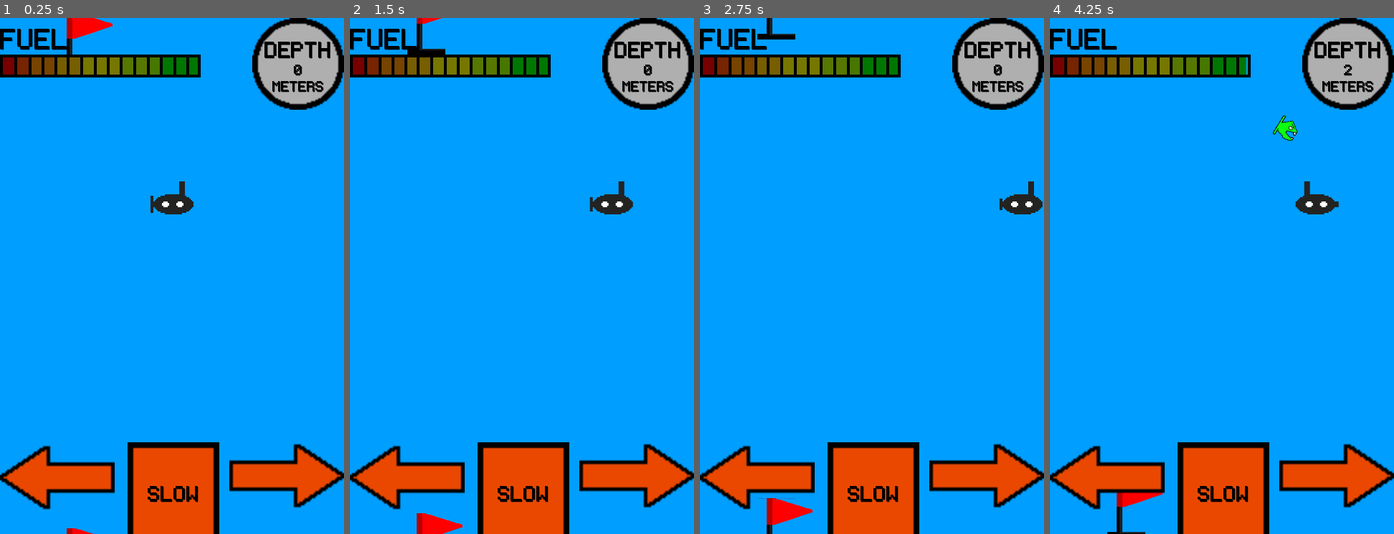
Above: before the commit, frames 1-4 (left to right).
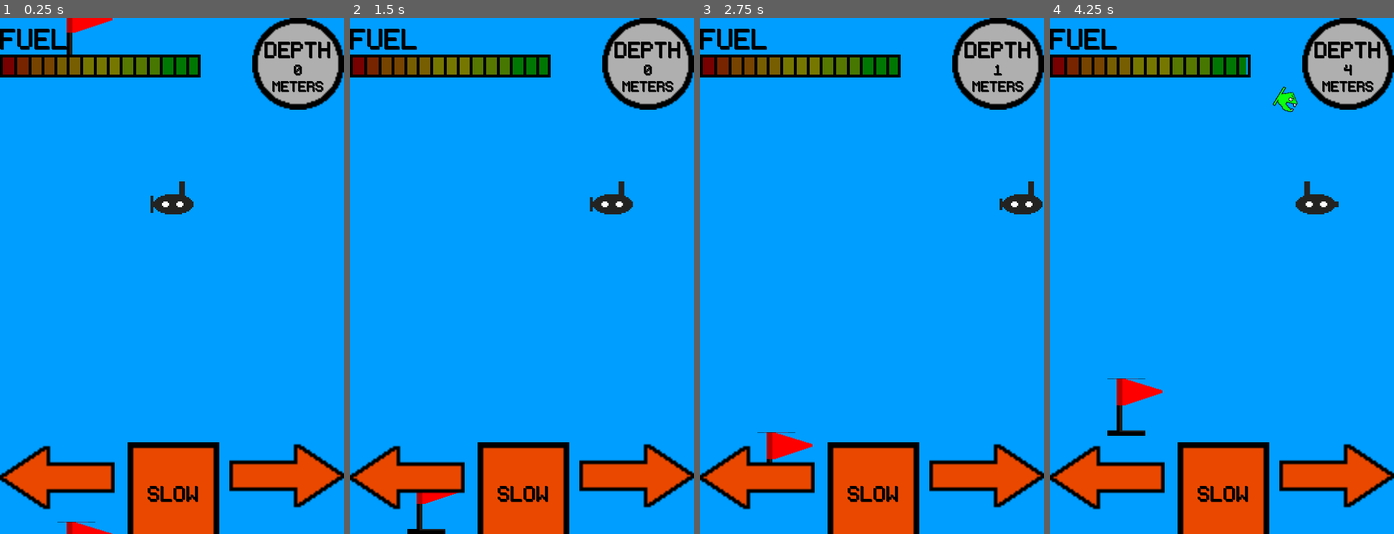
Above: after the commit, the same moments.

Repository: seb-navarro/Endless_Depth
Game: Godot game, scene res://Main/Main.tscn
Same seed, same stepped clock (60 frames per second), same inputs: the game is played once before the commit and once after it.
Inputs:
- Up to frame 1 (0.25 s): no input
- Up to frame 2 (1.5 s): hold D (move_right) 0.53-1.28 s; hold A (move_left) from 1.28 s (still down)
- Up to frame 3 (2.75 s): release A (move_left) at 2.03 s; hold D (move_right) from 2.03 s (still down)
- Up to frame 4 (4.25 s): release D (move_right) at 3.53 s; hold A (move_left) from 3.53 s (still down)

The runs differ from the first frame. In frame 1, 0.3% of the frame differs, in the area x 16-33%, y 0-100%; in frame 2, 0.9%; in frame 3, 1.2%; in frame 4, 1.5%, in the area x 16-88%, y 9-100%.

Commit message:
made sinking faster

Diff:
--- a/Main/Main.tscn
+++ b/Main/Main.tscn
@@ -12,12 +12,14 @@
 position = Vector2(240, 200)
 
 [node name="FuelDeplete" type="Timer" parent="."]
+wait_time = 0.5
 
 [node name="StartTimer" type="Timer" parent="."]
 wait_time = 2.0
 one_shot = true
 
 [node name="DepthTimer" type="Timer" parent="."]
+wait_time = 0.5
 
 [node name="StartPosition" type="Marker2D" parent="."]
 position = Vector2(240, 200)
@@ -26,6 +28,7 @@
 
 [node name="ParallaxBackground" parent="." instance=ExtResource("5_hywl2")]
 
+[connection signal="boost" from="Player" to="." method="_on_player_boost"]
 [connection signal="hit" from="Player" to="." method="_on_player_hit"]
 [connection signal="timeout" from="FuelDeplete" to="." method="_on_fuel_deplete_timeout"]
 [connection signal="timeout" from="StartTimer" to="." method="_on_start_timer_timeout"]
--- a/Main/main.gd
+++ b/Main/main.gd
@@ -16,11 +16,7 @@
 	$HUD/FuelGauge.value = fuel
 
 	$FuelDeplete.wait_time = 1
-	$DepthTimer.wait_time = 1
-
-	if Input.is_action_pressed("move_left") and Input.is_action_pressed("move_right"):
-		$FuelDeplete.wait_time = $FuelDeplete.wait_time * 0.5
-		$DepthTimer.wait_time = $DepthTimer.wait_time * 0.25
+	$DepthTimer.wait_time = 0.5
 
 
 func _on_player_hit() -> void:
@@ -53,3 +49,8 @@
 func _on_depth_timer_timeout() -> void:
 	depth += 1
 	$HUD.update_depth(depth)
+
+
+func _on_player_boost() -> void:
+	$FuelDeplete.wait_time = $FuelDeplete.wait_time * 0.5
+	$DepthTimer.wait_time = $DepthTimer.wait_time * 0.25
--- a/Player/Player.gd
+++ b/Player/Player.gd
@@ -1,10 +1,11 @@
 extends Area2D
 
 signal hit
+signal boost
 
 @export var speed = 5
 var screen_size
-var down = 1000
+var down = 3000
 var velocity = Vector2.ZERO
 
 # Called when the node enters the scene tree for the first time.
@@ -23,6 +24,7 @@
 	if Input.is_action_pressed("move_right") and Input.is_action_pressed("move_left"):
 		velocity.y = down * delta * 4
 		$AnimatedSprite2D.speed_scale = 10
+		boost.emit()
 	elif Input.is_action_pressed("move_left"):
 		velocity.x -= speed
 		$AnimatedSprite2D.speed_scale = 1
@@ -53,6 +55,7 @@
 	$AnimatedSprite2D.animation = "submarine_hit"
 	$HitTimer.start()
 
+
 func start(pos):
 	position = pos
 	show()
